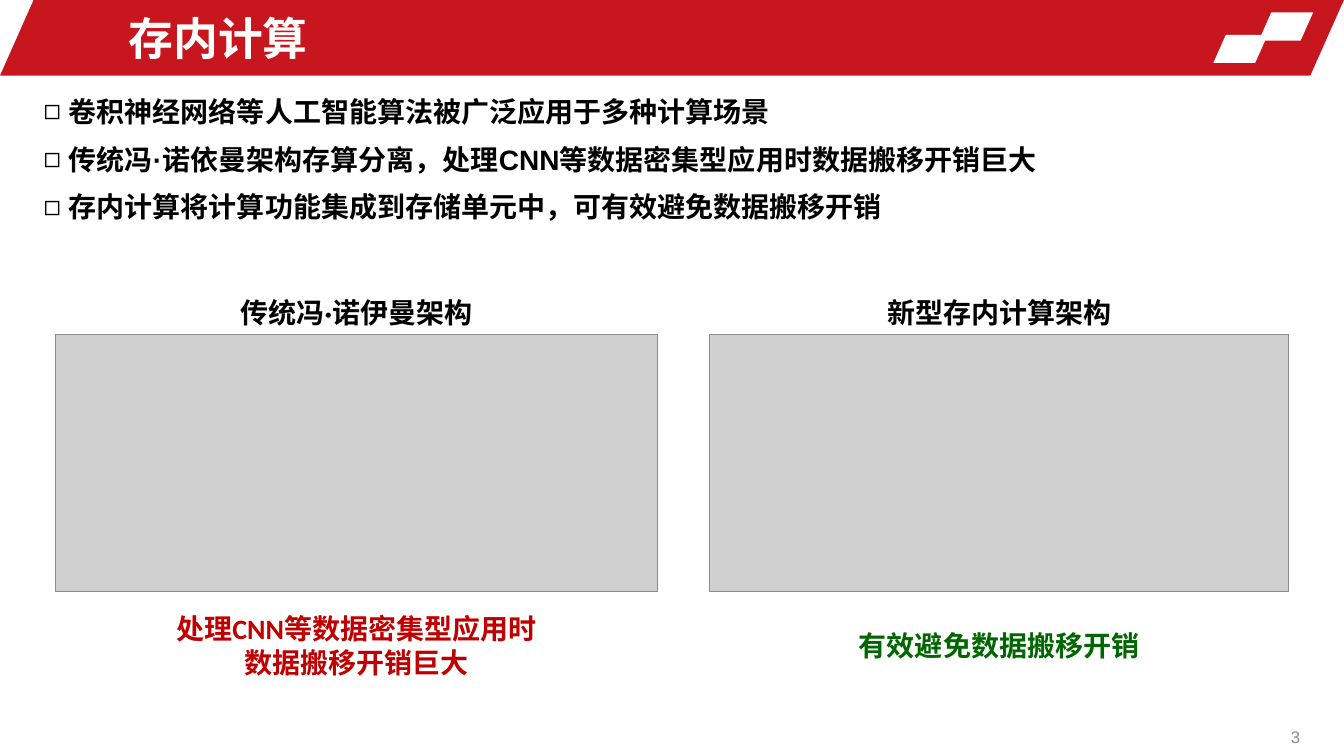
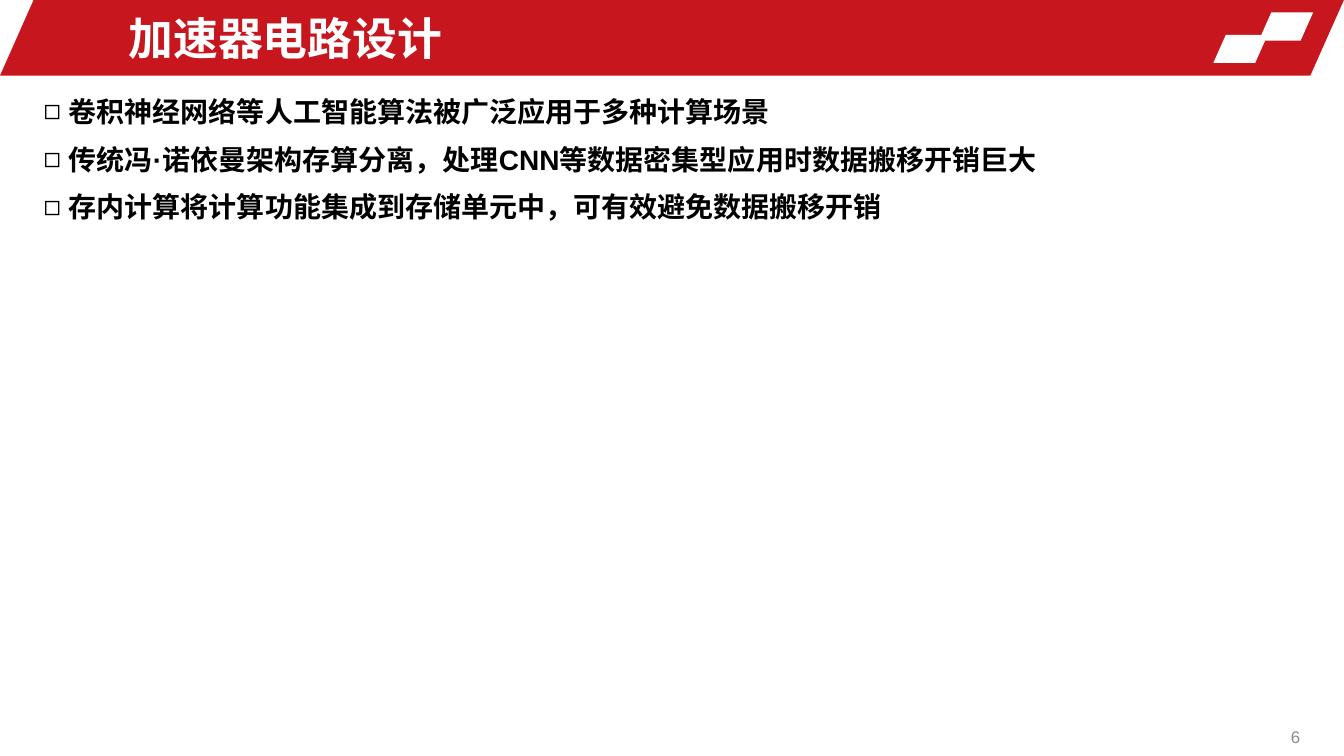
Before and after one commit to LKai-Xu/courses, a slide deck: slide 6 of proj_report/report.pptx (slide 3 before the commit). Drawn at 1344x756 pixels with LibreOffice and Linux fonts; fonts in the diff are those of the drawing; grey boxes stand for pictures; background and template pictures are left out. Boxes give left, top, right and bottom in pixels: in the first picture for what was removed or moved away, otherwise in the second. Text is boxed around its words. In the diff, an @@ line names an element or a change of style, - is before the commit and + after.

```diff
--- a/proj_report/report.pptx
+++ b/proj_report/report.pptx
@@ text at (128, 17, 442, 59): text changed @@
-存内计算
+加速器电路设计
@@ text removed at (240, 299, 472, 326) @@
-传统冯·诺伊曼架构
@@ text removed at (887, 299, 1111, 326) @@
-新型存内计算架构
@@ picture removed at (55, 335, 657, 592) @@
@@ picture removed at (710, 335, 1289, 592) @@
@@ text removed at (176, 615, 536, 676) @@
-处理CNN等数据密集型应用时
-数据搬移开销巨大
@@ text removed at (859, 632, 1139, 659) @@
-有效避免数据搬移开销
@@ page number at (1291, 731, 1300, 743): text changed @@
-3
+6
```
Also in this commit, not shown: 2 other slides changed, 5 slides added, 2 slides removed, 1 other file.
